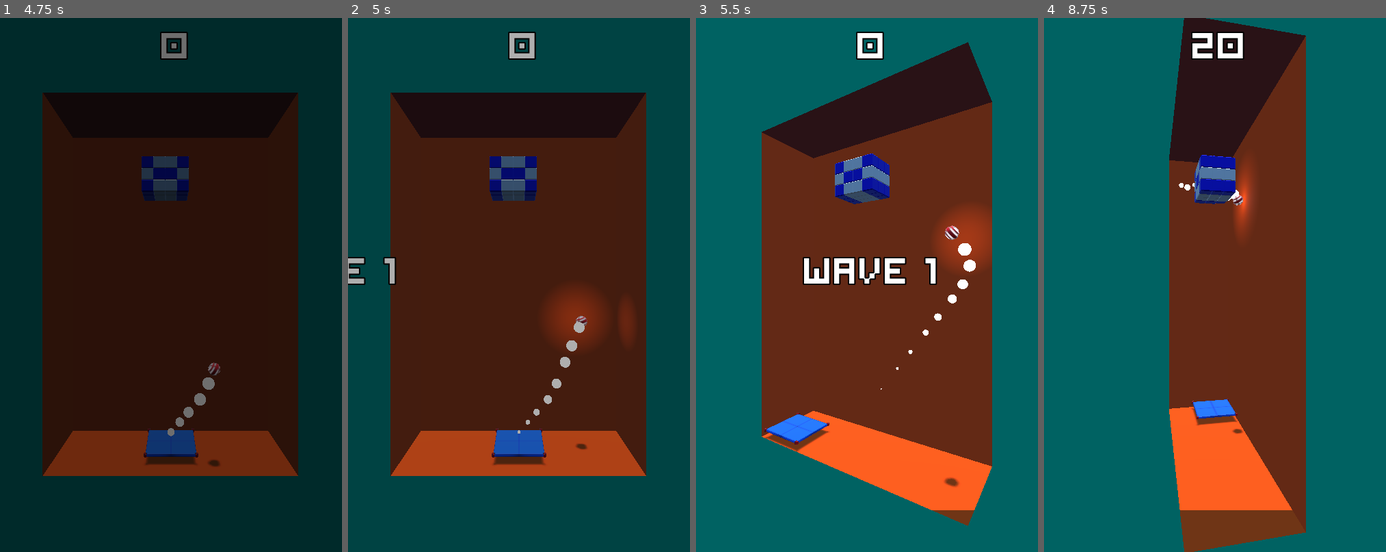
Above: before the commit, frames 1-4 (left to right).
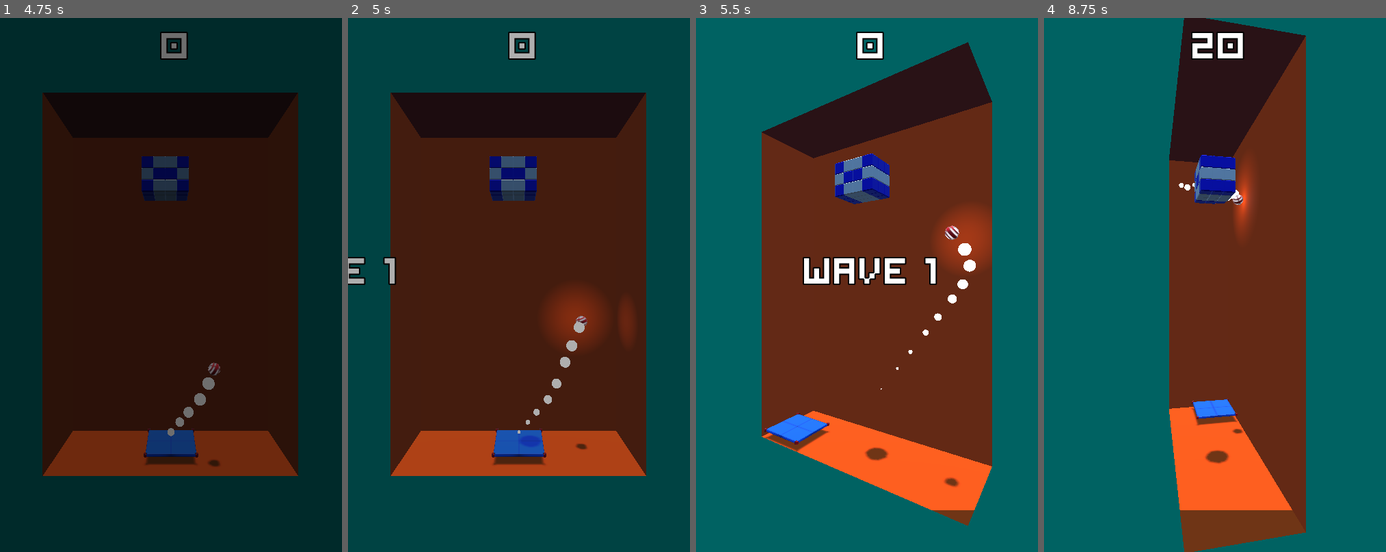
Above: after the commit, the same moments.

Repository: Chevifier/BrickBreaker3D
Game: Godot game, scene res://Main_Menu.tscn
Two runs of this game, one before a commit and one after it. Both use one fixed random seed, a clock stepped at 60 frames per second and the inputs below. The engine's default icon, where the game draws it, is replaced by a stand-in: a white triangle on a blue panel in a dark square.
Inputs:
- Up to frame 1 (4.75 s): click "PLAY" at 0.5 s; hold D (right) 1.28-2.03 s; tap Q (camera_left) at 1.35, 3.6 s; hold S (down) 2.03-2.78 s; tap E (camera_right) at 2.1 s; hold D (right) 2.78-3.53 s; hold Space (weapon) 2.78-3.53 s; hold W (up) 3.53-4.25 s; click "RETRY" at 4.25 s
- Up to frame 2 (5 s): no input
- Up to frame 3 (5.5 s): hold A (left) from 5.03 s (still down); tap E (camera_right) at 5.1 s
- Up to frame 4 (8.75 s): tap Space (weapon) at 5.85 s; release A (left) at 6.53 s; hold S (down) 6.53-7.28 s; tap Q (camera_left) at 6.6 s; hold D (right) 7.28-8.03 s; tap E (camera_right) at 7.35 s; hold W (up) from 8.03 s (still down); hold Space (weapon) from 8.03 s (still down)

Frame 1 is identical in both runs. In frame 2, less than 0.1% of the frame differs, in the area x 50-57%, y 78-81%; in frame 3, 0.1%; in frame 4, 0.2%, in the area x 47-59%, y 25-84%.

Commit message:
HTML version stutter fix
Added emission block for HTML version stutter fix when hitting blocks

Diff:
--- a/World.tscn
+++ b/World.tscn
@@ -178,7 +178,6 @@
 
 [node name="ball" parent="." instance=ExtResource( 3 )]
 transform = Transform( 1, 0, 0, 0, 1, 0, 0, 0, 1, 0, -13.3467, 0 )
-mass = 1.0
 
 [node name="WorldEnvironment" type="WorldEnvironment" parent="."]
 environment = SubResource( 6 )
@@ -200,4 +199,8 @@
 anims/flat = SubResource( 8 )
 anims/square = SubResource( 9 )
 
+[node name="Brick" parent="." instance=ExtResource( 5 )]
+transform = Transform( 1, 0, 0, 0, 1, 0, 0, 0, 1, 1.01239, 67.4168, 0 )
+pre_gen_brick_for_imission = true
+
 [connection signal="body_entered" from="Floor_detection" to="." method="_on_Floor_detection_body_entered"]
--- a/gameobjects/brick.gd
+++ b/gameobjects/brick.gd
@@ -2,12 +2,14 @@
 
 export(PackedScene) var upgrade_scene
 onready var brick_mesh = $brick
-
+export var pre_gen_brick_for_imission = false
 
 var upgrade = GameManager.Upgrade.NONE
 func _ready():
 	randomize()
 	add_to_group("bricks")
+	if pre_gen_brick_for_imission:
+		$AnimationPlayer.play("destroy")
 	#debug_get_upgrade()
 	generate_upgrade_chance()
 
@@ -37,6 +39,8 @@
 		upgde.type = upgrade
 		upgde.global_transform.origin = global_transform.origin
 	#drop upgrade
+	if pre_gen_brick_for_imission:
+		return
 	queue_free()
 
 
